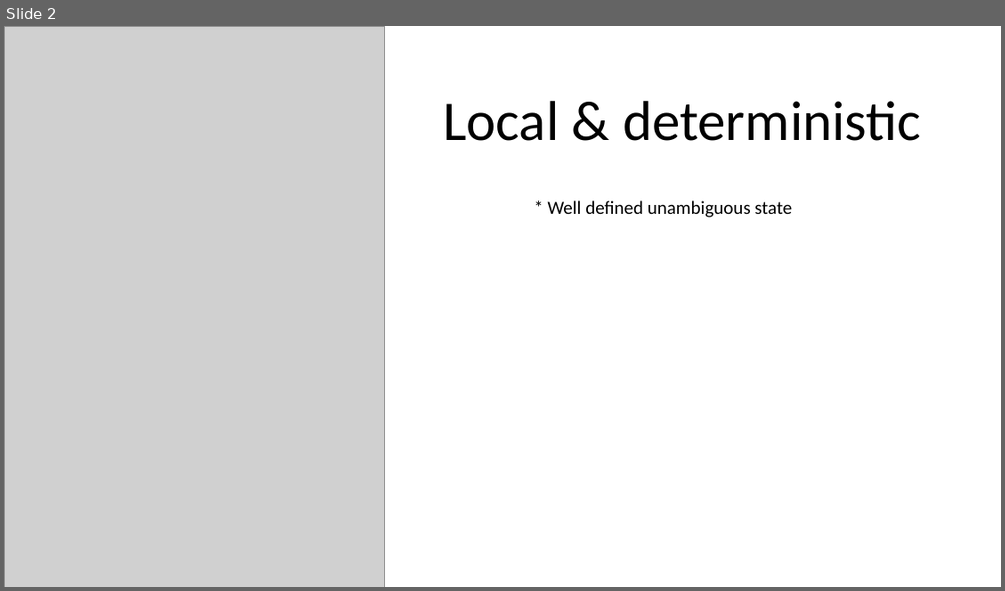
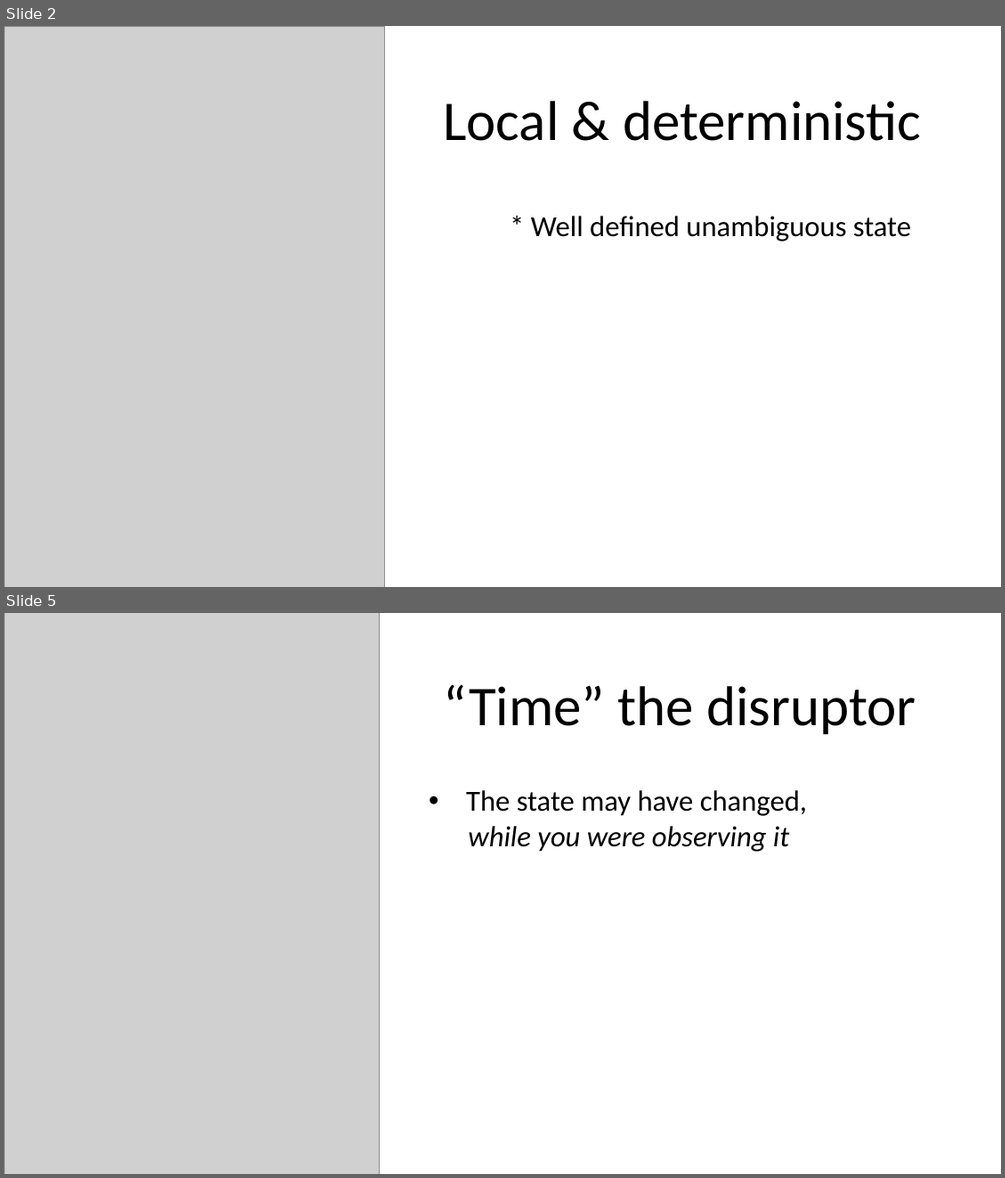
Before and after one commit to MerrionComputing/Presentations, a slide deck: A question of state.pptx. Shown one above the other, each under a label of ours: slide 2 before the commit, slides 2 and 5 after it; the slides between them are not shown. The pictures are 1005x591 and 1005x1178 pixels, drawn with LibreOffice and Linux fonts; fonts in the diff are those of the drawing; grey boxes stand for pictures. Boxes give left, top, right and bottom in pixels: in the first picture for what was removed or moved away, otherwise in the second. Text is boxed around its words. In the diff, an @@ line names an element or a change of style, - is before the commit and + after.

```diff
--- a/A question of state.pptx
+++ b/A question of state.pptx
@@ slide 5 added at bbox=[4, 613, 1001, 1174], background #FFFFFF @@
@@ picture added at bbox=[4, 613, 380, 1174] @@
@@ title added at bbox=[443, 684, 916, 734], 54 pt, text #000000 @@
+“Time” the disruptor
@@ text added at bbox=[466, 790, 807, 852], 28 pt, text #000000 @@
+• The state may have changed,
+while you were observing it
@@ slide 2 changed as well @@
@@ text "* Well defined unambiguous state": place and size @@
-text "* Well defined unambiguous state" at bbox=[548, 200, 792, 217]
+text "* Well defined unambiguous state" at bbox=[531, 216, 911, 241]
@@ text "* Well defined unambiguous state" at bbox=[531, 216, 911, 241]: size 18 to 28 pt @@
```
Also in this commit, not shown: 1 other slide changed, 4 other slides added, 2 slides removed.
